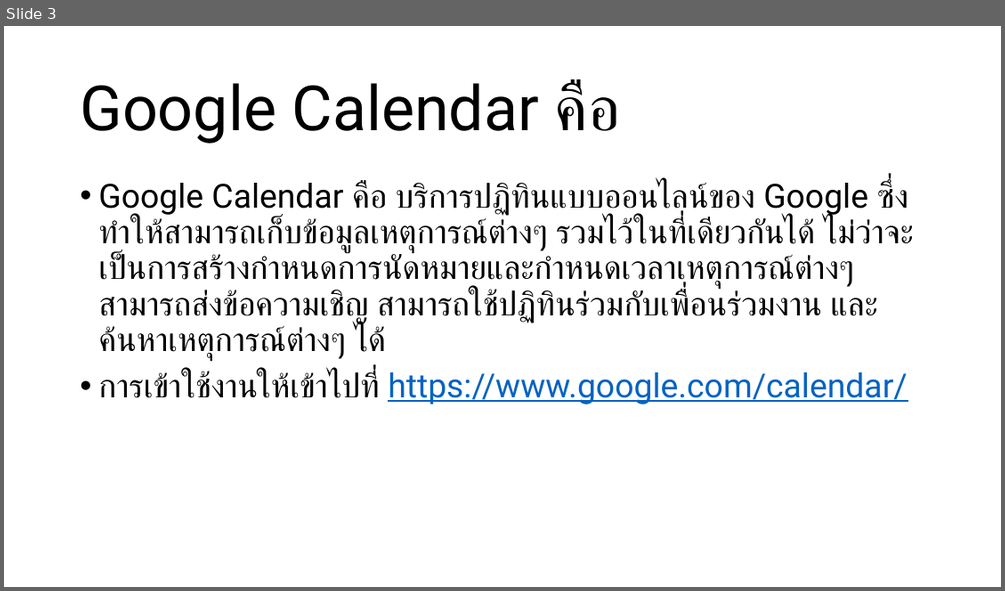
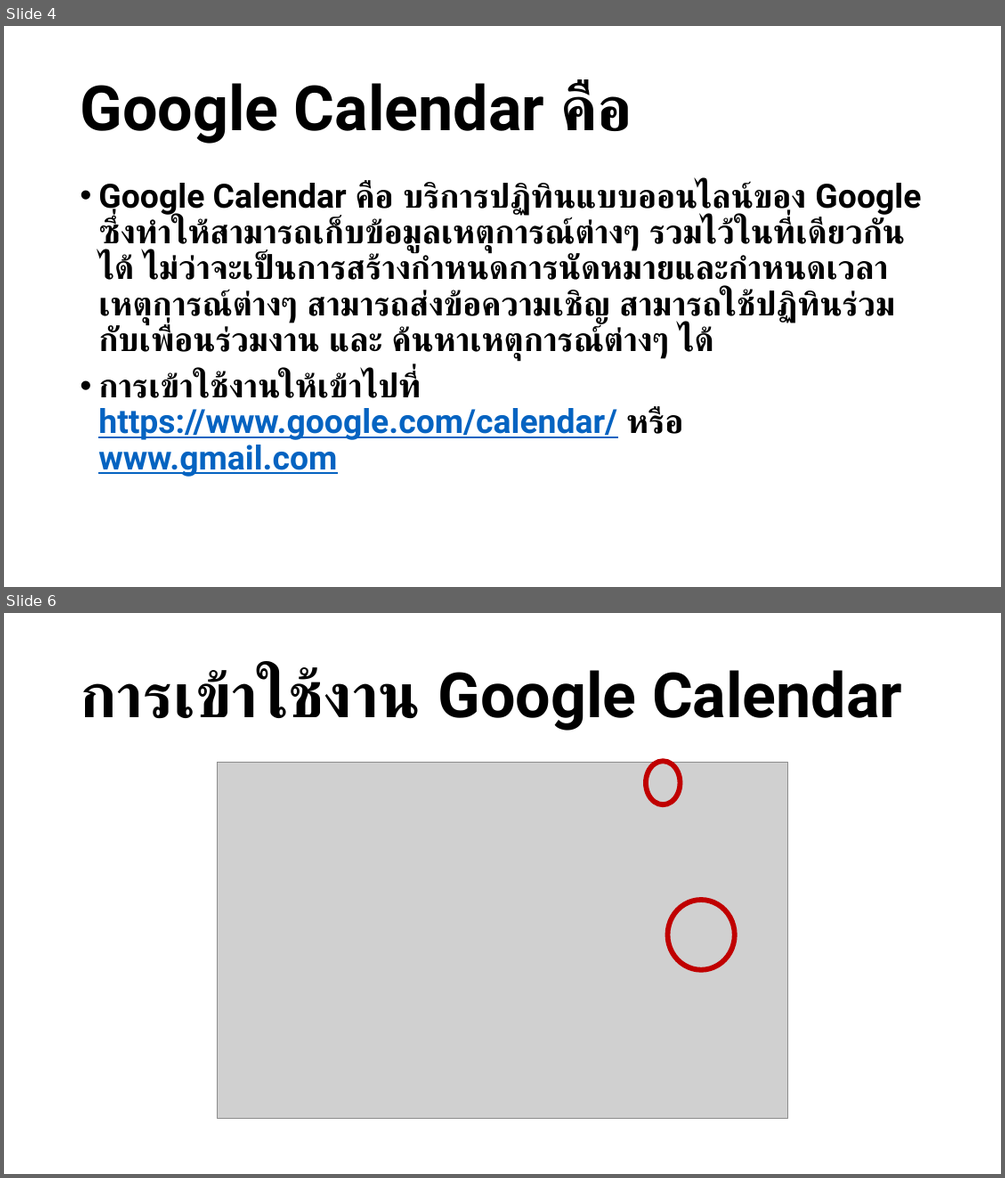
Before and after one commit to bratchasak/gcalendar, a slide deck: Google Calendar.pptx. Shown one above the other, each under a label of ours: slide 3 before the commit, slides 4 and 6 after it; the slides between them are not shown. The pictures are 1005x591 and 1005x1178 pixels, drawn with LibreOffice and Linux fonts; fonts in the diff are those of the drawing; grey boxes stand for pictures. Boxes give left, top, right and bottom in pixels: in the first picture for what was removed or moved away, otherwise in the second. Text is boxed around its words. In the diff, an @@ line names an element or a change of style, - is before the commit and + after.

```diff
--- a/Google Calendar.pptx
+++ b/Google Calendar.pptx
@@ slide 6 added at (x1=4, y1=613, x2=1001, y2=1174), background #FFFFFF @@
@@ title added at (x1=80, y1=668, x2=902, y2=730), 60 pt, text #000000, bold @@
+การเข้าใช้งาน Google Calendar
@@ picture added at (x1=217, y1=763, x2=788, y2=1119) @@
@@ ellipse added at (x1=646, y1=761, x2=680, y2=804), outline #C00000 5 pt @@
@@ ellipse added at (x1=668, y1=900, x2=736, y2=970), outline #C00000 5 pt @@
@@ what was slide 3 is now slide 4 @@
@@ slide 4 changed as well @@
@@ title "Google Calendar คือ" at (x1=80, y1=81, x2=632, y2=143): bold on @@
@@ text at (x1=98, y1=182, x2=921, y2=361): bold on in "Google Calendar คือ บริการปฏิทินแบบออนไลน์ของ Google ซึ่งทำใ ..." @@
@@ text at (x1=98, y1=371, x2=683, y2=476): text changed; bold on @@
-• การเข้าใช้งานให้เข้าไปที่ https://www.google.com/calendar/
+• การเข้าใช้งานให้เข้าไปที่ https://www.google.com/calendar/ หรือ www.gmail.com
```
Also in this commit, not shown: 16 other slides changed, 5 other slides added, 1 other file.
